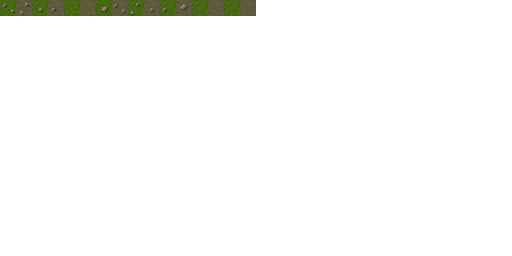
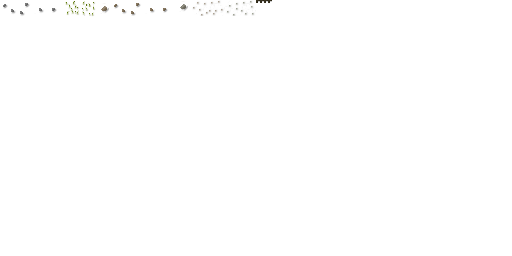
Revision of a layered w=512, h=256 image; what changed, layer by layer:
painted on "shade" over [256, 0, 272, 4]
hid "Background", painted on it over [0, 0, 272, 16]
